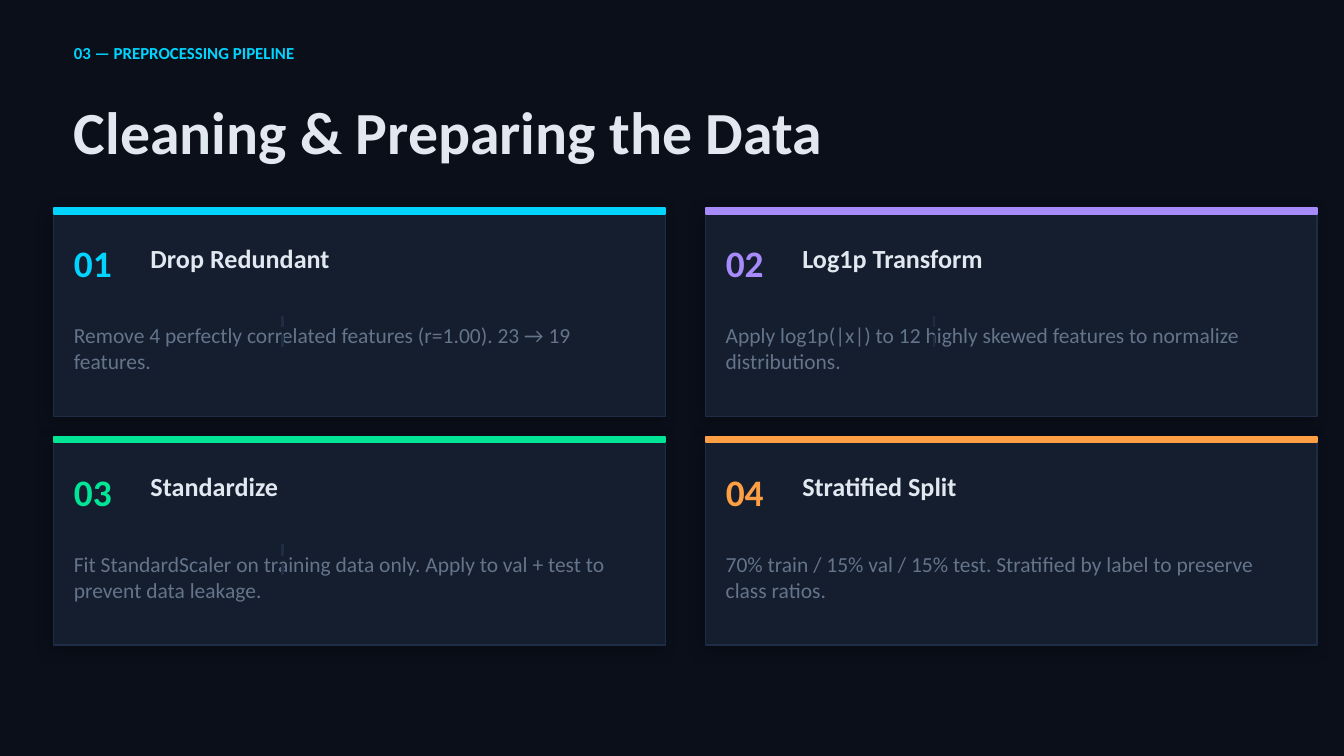
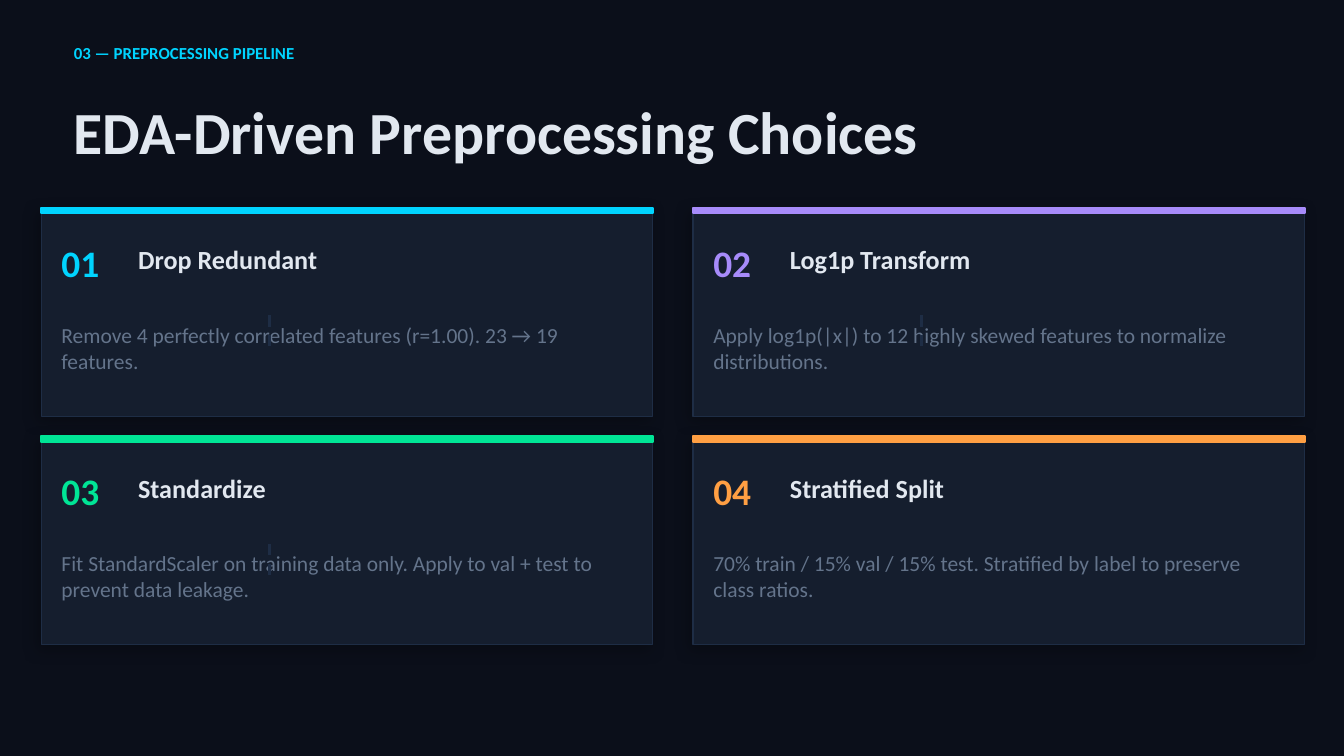
Before and after one commit to JinL2001/IoT_IDS_Full_Pipeline, a slide deck: slide 4 of IoT_IDS_Presentation.pptx. Drawn at 1344x756 pixels with LibreOffice and Linux fonts; fonts in the diff are those of the drawing. Boxes give left, top, right and bottom in pixels: in the first picture for what was removed or moved away, otherwise in the second. Text is boxed around its words. In the diff, an @@ line names an element or a change of style, - is before the commit and + after.

Commit message:
Refine EDA-to-pipeline linkage, improve preprocessing justification, and clean up project structure, refine presentation slides, then check all

```diff
--- a/IoT_IDS_Presentation.pptx
+++ b/IoT_IDS_Presentation.pptx
@@ text at (74,112,917,164): text changed @@
-Cleaning & Preparing the Data
+EDA-Driven Preprocessing Choices
@@ text "Drop Redundant": place and size @@
-text "Drop Redundant" at (150,249,330,272)
+text "Drop Redundant" at (138,250,318,273)
@@ text "Standardize": place and size @@
-text "Standardize" at (150,477,278,496)
+text "Standardize" at (138,479,266,498)
@@ 10 texts, 8 rectangles, 3 lines: place and size @@
-10 texts, 8 rectangles, 3 lines at (54,208,1317,645)
+10 texts, 8 rectangles, 3 lines at (42,208,1305,645)
```
Also in this commit, not shown: 8 other slides changed, 5 other files.
